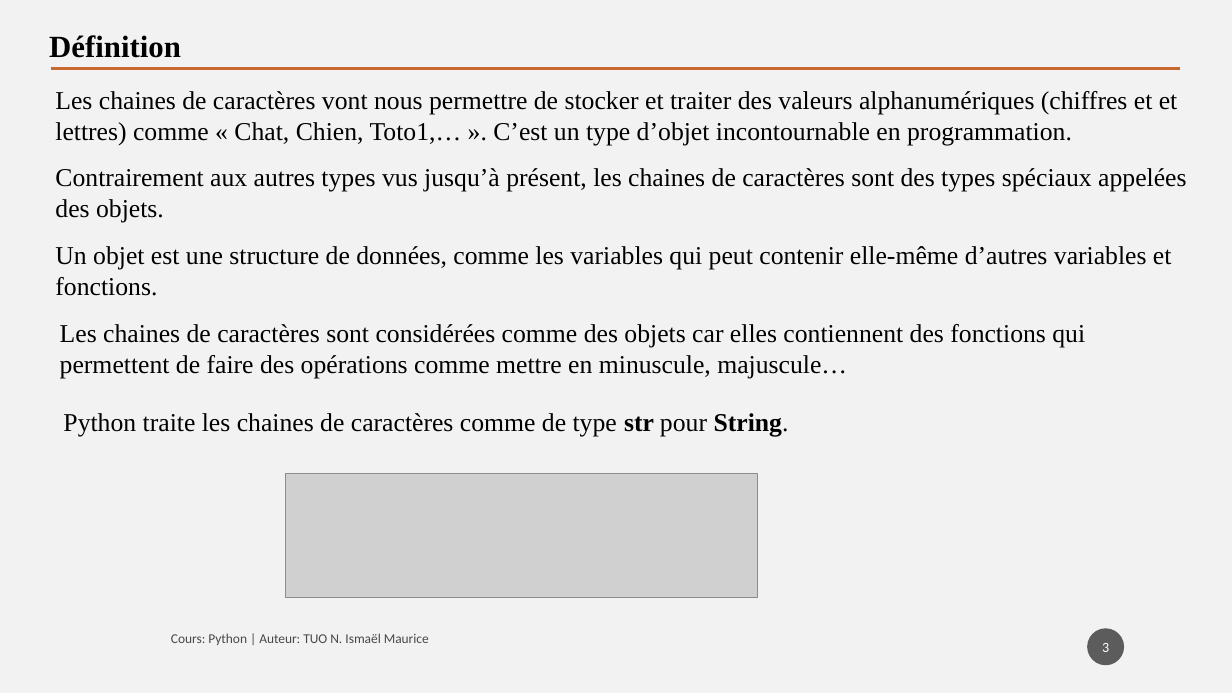
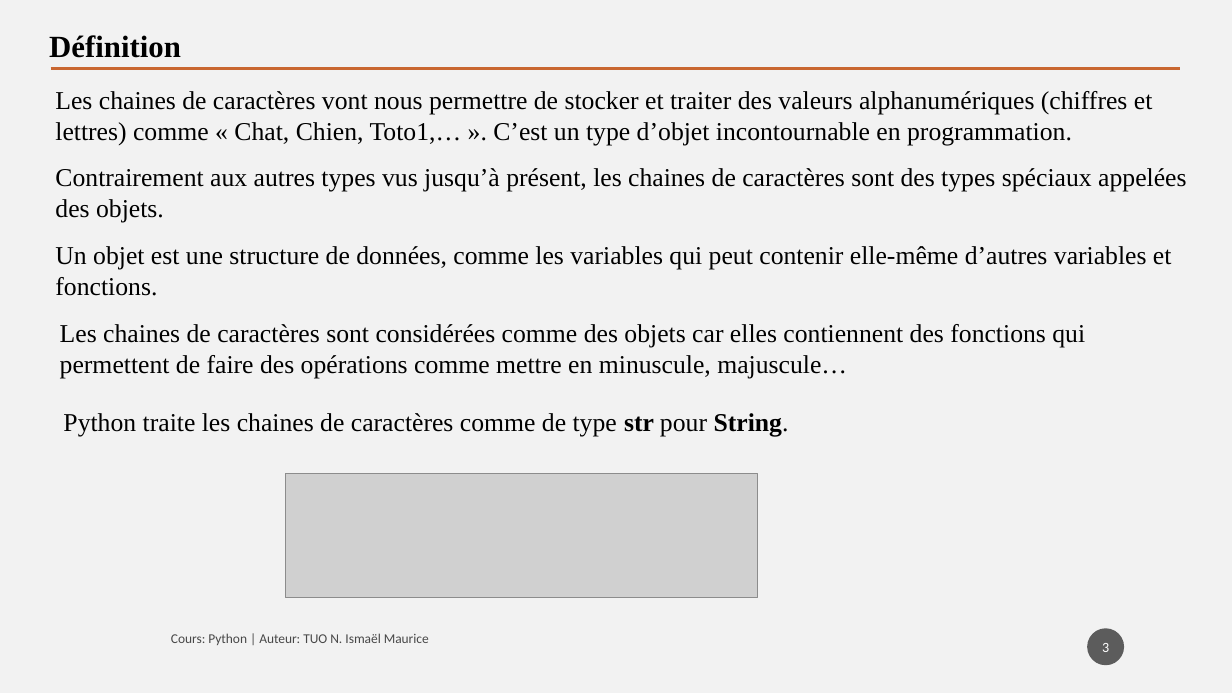
Before and after one commit to tisma95/cours-python, a slide deck: slide 3 of source/Chapitre 8 - Les chaines de caractères.pptx. Drawn at 1232x693 pixels with LibreOffice and Linux fonts; fonts in the diff are those of the drawing; grey boxes stand for pictures. Boxes give left, top, right and bottom in pixels: in the first picture for what was removed or moved away, otherwise in the second. Text is boxed around its words. In the diff, an @@ line names an element or a change of style, - is before the commit and + after.

```diff
--- a/source/Chapitre 8 - Les chaines de caractères.pptx
+++ b/source/Chapitre 8 - Les chaines de caractères.pptx
@@ text at bbox=[55, 91, 1153, 146]: text changed @@
-Les chaines de caractères vont nous permettre de stocker et traiter des valeurs alphanumériques (chiffres et et lettres) comme « Chat, Chien, Toto1,… ». C’est un type d’objet incontournable en programmation.
+Les chaines de caractères vont nous permettre de stocker et traiter des valeurs alphanumériques (chiffres et lettres) comme « Chat, Chien, Toto1,… ». C’est un type d’objet incontournable en programmation.
```
Also in this commit, not shown: 10 other slides changed, 3 other files.
